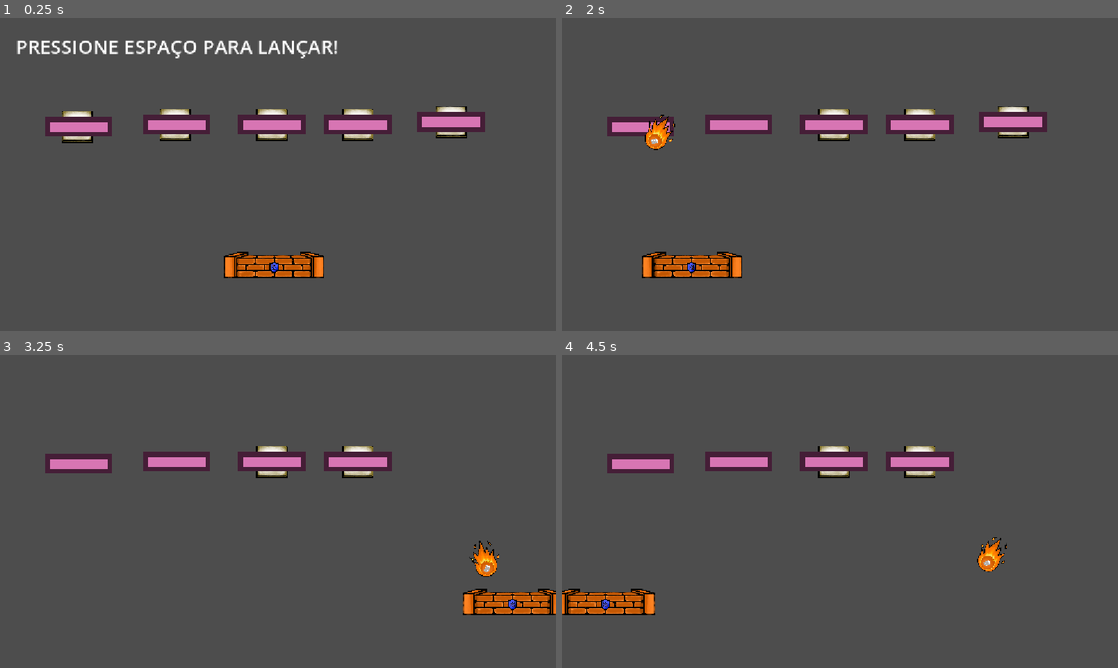
Above: before the commit, frames 1-4 (two rows, left to right).
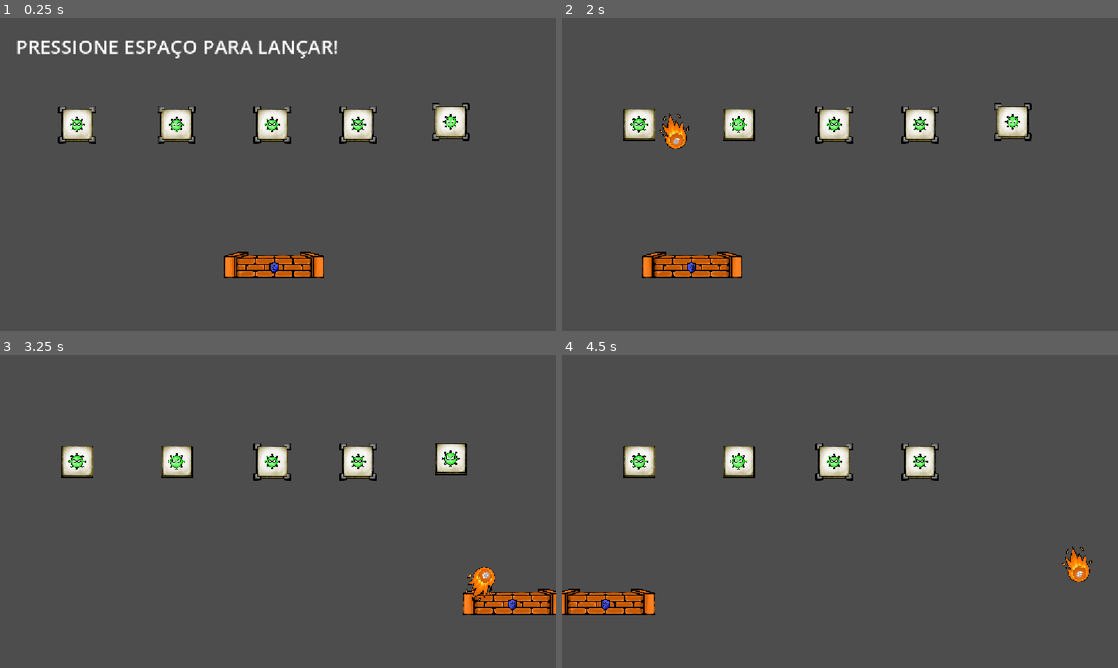
Above: after the commit, the same moments.

Repository: felipem7k/kernel-panic
Game: Godot game, scene res://scenes/jogo.tscn
Same seed, same stepped clock (60 frames per second), same inputs: the game is played once before the commit and once after it.
Inputs:
- Up to frame 1 (0.25 s): no input
- Up to frame 2 (2 s): tap Space (atirar) at 0.5, 1.35 s; hold Right (direita) 0.53-1.28 s; hold Space (atirar) 0.53-1.28 s; hold Left (esquerda) from 1.28 s (still down)
- Up to frame 3 (3.25 s): release Left (esquerda) at 2.03 s; hold Space (atirar) 2.03-2.78 s; hold Right (direita) from 2.03 s (still down); tap Space (atirar) at 2.85 s
- Up to frame 4 (4.5 s): release Right (direita) at 3.53 s; hold Space (atirar) 3.53-4.28 s; hold Left (esquerda) from 3.53 s (still down); tap Space (atirar) at 4.35 s

The runs differ from the first frame. In frame 1, 4.7% of the frame differs, in the area x 8-88%, y 27-41%; in frame 2, 5.1%, in the area x 8-88%, y 27-43%; in frame 3, 4.9%; in frame 4, 4.5%.

Commit message:
feat(brick_forte): update sprite chore(brick): update breaking logic

Diff:
--- a/prefab/brick_forte.tscn
+++ b/prefab/brick_forte.tscn
@@ -1,23 +1,23 @@
 [gd_scene format=3 uid="uid://1yp85s6ut0ws"]
 
-[ext_resource type="Texture2D" uid="uid://da8ytw526k3s2" path="res://assets/brick_forte.png" id="1_eafeu"]
+[ext_resource type="Texture2D" uid="uid://b1vnav01v24pk" path="res://assets/brick_forte.png" id="2_eqdrq"]
 [ext_resource type="Script" uid="uid://buewxtgvhdusy" path="res://scripts/brick_forte.gd" id="2_uuv8h"]
+[ext_resource type="Texture2D" uid="uid://bxxena32c8mga" path="res://assets/brick.png" id="3_fraco"]
 
 [sub_resource type="RectangleShape2D" id="RectangleShape2D_yf5fn"]
-size = Vector2(12.499994, 3.6000013)
+size = Vector2(65.7, 65.6)
 
 [node name="Brick Forte" type="Node2D" unique_id=1798234684]
 texture_filter = 1
-scale = Vector2(10, 10)
 script = ExtResource("2_uuv8h")
-forte_textura = ExtResource("1_eafeu")
+forte_textura = ExtResource("2_eqdrq")
+fraco_textura = ExtResource("3_fraco")
 
-[node name="Imagem" type="Sprite2D" parent="."]
-texture = ExtResource("1_eafeu")
+[node name="Imagem" type="Sprite2D" parent="." unique_id=395862378]
+scale = Vector2(0.1, 0.1)
+texture = ExtResource("2_eqdrq")
 
 [node name="Area2D" type="Area2D" parent="." unique_id=1687791971 groups=["enemies"]]
 
 [node name="CollisionShape2D" type="CollisionShape2D" parent="Area2D" unique_id=1291919098]
-position = Vector2(0.050006866, 1.9073486e-06)
-scale = Vector2(0.9999998, 0.9999998)
 shape = SubResource("RectangleShape2D_yf5fn")
--- a/scenes/jogo.tscn
+++ b/scenes/jogo.tscn
@@ -1,6 +1,5 @@
 [gd_scene format=3 uid="uid://dua8bhb1jooul"]
 
-[ext_resource type="PackedScene" uid="uid://cemogjqk88bsy" path="res://prefab/brick.tscn" id="1_7bb4d"]
 [ext_resource type="PackedScene" uid="uid://qpy6eqs7q52" path="res://prefab/player.tscn" id="2_1b3iq"]
 [ext_resource type="PackedScene" uid="uid://bbr4ehwucb4mn" path="res://prefab/bullet.tscn" id="3_k05ng"]
 [ext_resource type="PackedScene" uid="uid://1yp85s6ut0ws" path="res://prefab/brick_forte.tscn" id="4_k05ng"]
@@ -12,40 +11,25 @@
 
 [node name="Bricks" type="Node2D" parent="." unique_id=218420989]
 
-[node name="Brick" parent="Bricks" unique_id=1798234684 instance=ExtResource("1_7bb4d")]
-position = Vector2(563, 221)
-scale = Vector2(0.117, 0.117)
-
-[node name="Brick2" parent="Bricks" unique_id=451373686 instance=ExtResource("1_7bb4d")]
-position = Vector2(363, 220.99998)
-scale = Vector2(0.117, 0.117)
-
-[node name="Brick3" parent="Bricks" unique_id=1081516884 instance=ExtResource("1_7bb4d")]
-position = Vector2(741, 221)
-scale = Vector2(0.117, 0.117)
-
-[node name="Brick4" parent="Bricks" unique_id=1863207498 instance=ExtResource("1_7bb4d")]
-position = Vector2(935, 215)
-scale = Vector2(0.117, 0.117)
-
-[node name="Brick5" parent="Bricks" unique_id=1212966627 instance=ExtResource("1_7bb4d")]
-position = Vector2(159.99998, 225)
-scale = Vector2(0.11653294, 0.11653289)
-
 [node name="Brick Forte" parent="Bricks" unique_id=730793144 instance=ExtResource("4_k05ng")]
 position = Vector2(564, 221)
+scale = Vector2(1.2, 1.2)
 
 [node name="Brick Forte2" parent="Bricks" unique_id=1090807515 instance=ExtResource("4_k05ng")]
 position = Vector2(366, 221.00002)
+scale = Vector2(1.2, 1.2)
 
 [node name="Brick Forte3" parent="Bricks" unique_id=877932550 instance=ExtResource("4_k05ng")]
-position = Vector2(163, 225)
+position = Vector2(160, 221)
+scale = Vector2(1.2, 1.2)
 
 [node name="Brick Forte4" parent="Bricks" unique_id=891697602 instance=ExtResource("4_k05ng")]
 position = Vector2(742, 221.00002)
+scale = Vector2(1.2, 1.2)
 
 [node name="Brick Forte5" parent="Bricks" unique_id=1633826256 instance=ExtResource("4_k05ng")]
 position = Vector2(934, 215)
+scale = Vector2(1.2, 1.2)
 
 [node name="Player" parent="." unique_id=1887351228 instance=ExtResource("2_1b3iq")]
 position = Vector2(568.00006, 512)
--- a/scripts/brick_forte.gd
+++ b/scripts/brick_forte.gd
@@ -1,6 +1,8 @@
 extends Node2D
 
 @export var forte_textura: CompressedTexture2D
+@export var fraco_textura: CompressedTexture2D
+@export_range(0.5, 1.0, 0.01) var escala_fraco: float = 0.9
 var vida = 2
 
 @onready var imagem: Sprite2D = $Imagem
@@ -10,7 +12,15 @@
 	imagem.texture = forte_textura
 
 func foi_acertado():
+	if vida <= 0:
+		return
+
 	vida -= 1
 
 	if vida == 0:
 		queue_free()
+	else:
+		imagem.scale *= forte_textura.get_size() / fraco_textura.get_size()
+		imagem.texture = fraco_textura
+
+		scale *= (escala_fraco - 0.05)
Binary file changed: assets/brick_forte.png
Not shown, changed: assets/brick_forte.png.import
